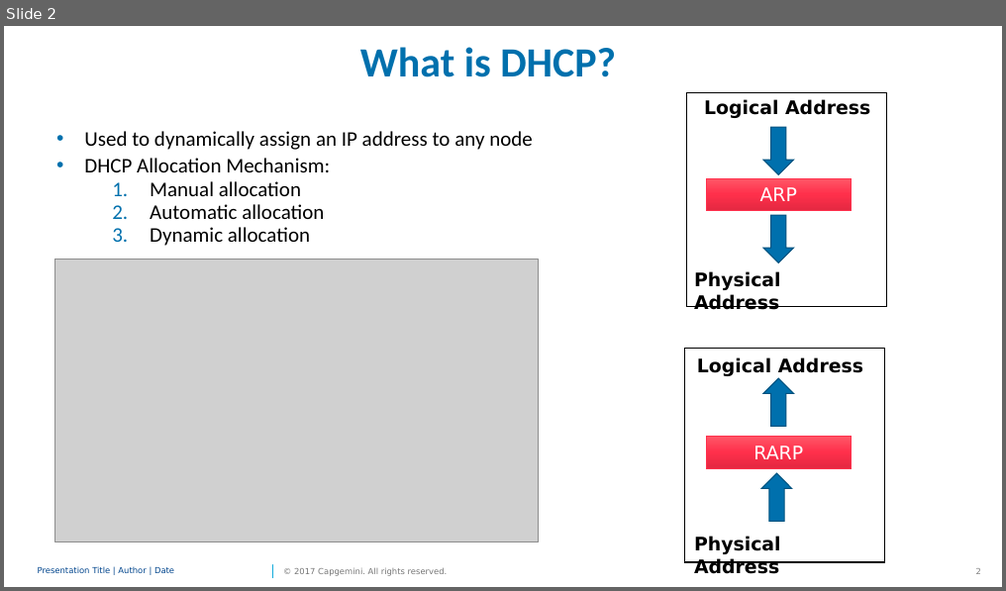
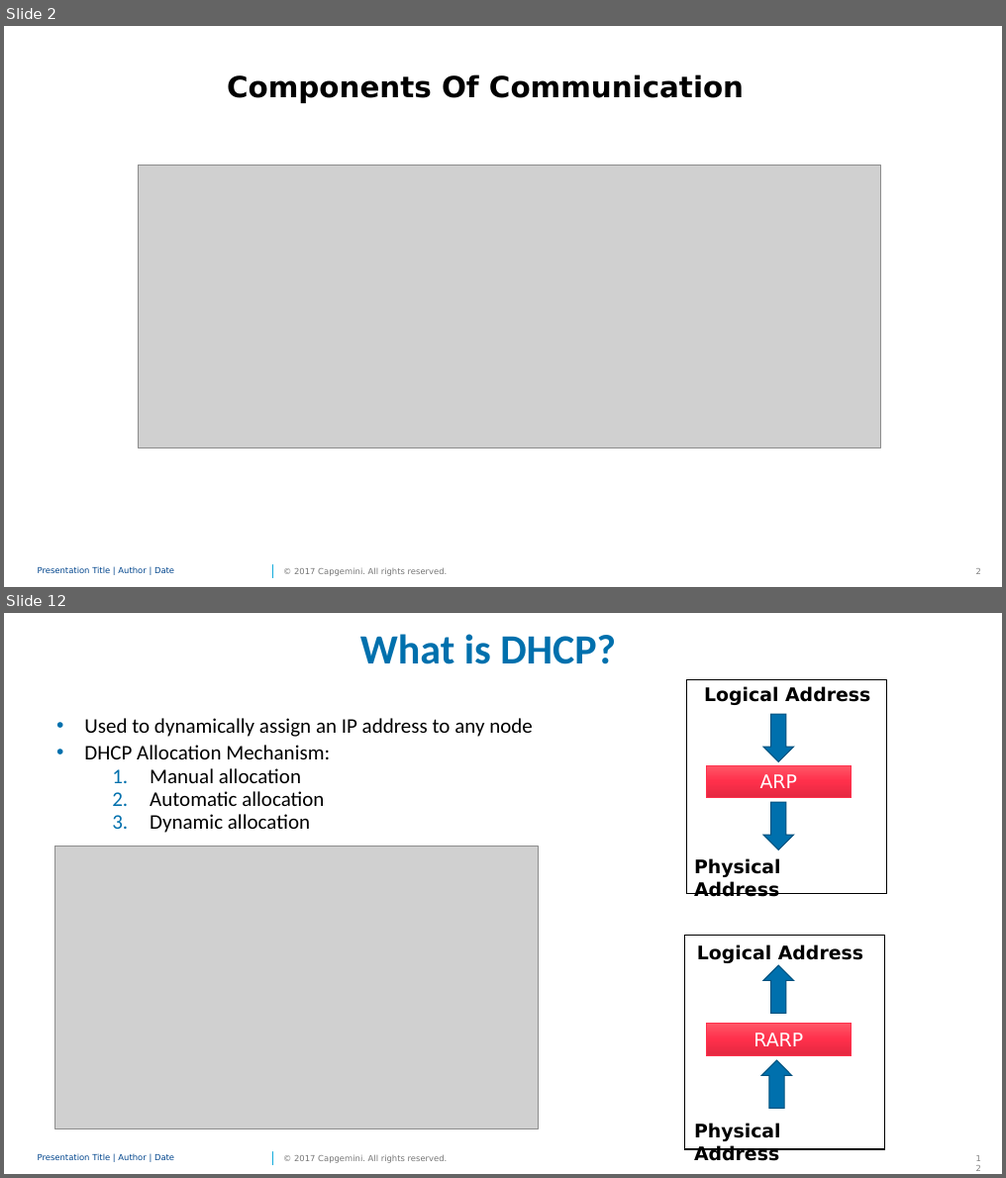
Before and after one commit to PriyalPotnis/m1, a slide deck: M1.pptx. Shown one above the other, each under a label of ours: slide 2 before the commit, slides 2 and 12 after it; the slides between them are not shown. The pictures are 1006x591 and 1006x1178 pixels, drawn with LibreOffice and Linux fonts; fonts in the diff are those of the drawing; grey boxes stand for pictures; background and template pictures are left out. Boxes give left, top, right and bottom in pixels: in the first picture for what was removed or moved away, otherwise in the second. Text is boxed around its words. In the diff, an @@ line names an element or a change of style, - is before the commit and + after.

```diff
--- a/M1.pptx
+++ b/M1.pptx
@@ slide 2 added at (4,26,1002,587), background #FFFFFF; not listed: 4 template elements that a slide beside it also shows @@
@@ text added at (227,75,744,103), 28 pt, text #000000, bold @@
+Components Of Communication
@@ picture added at (138,166,880,448) @@
@@ what was slide 2 is now slide 12 @@
```
Also in this commit, not shown: 4 slides changed, 9 other slides added.
